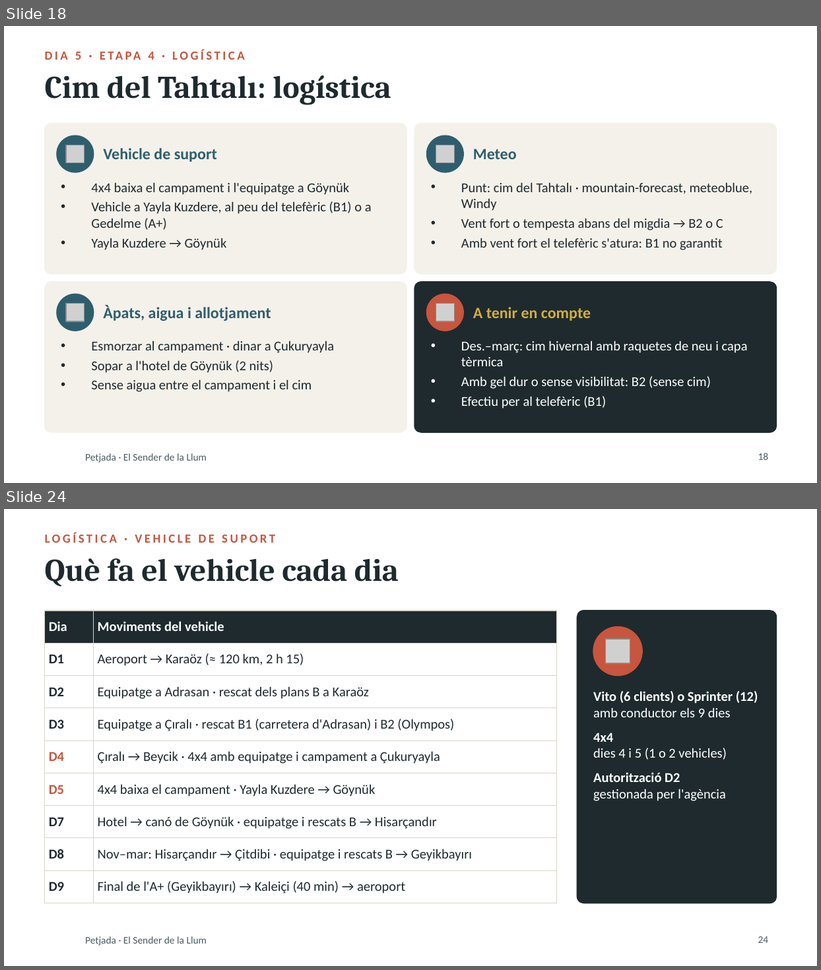
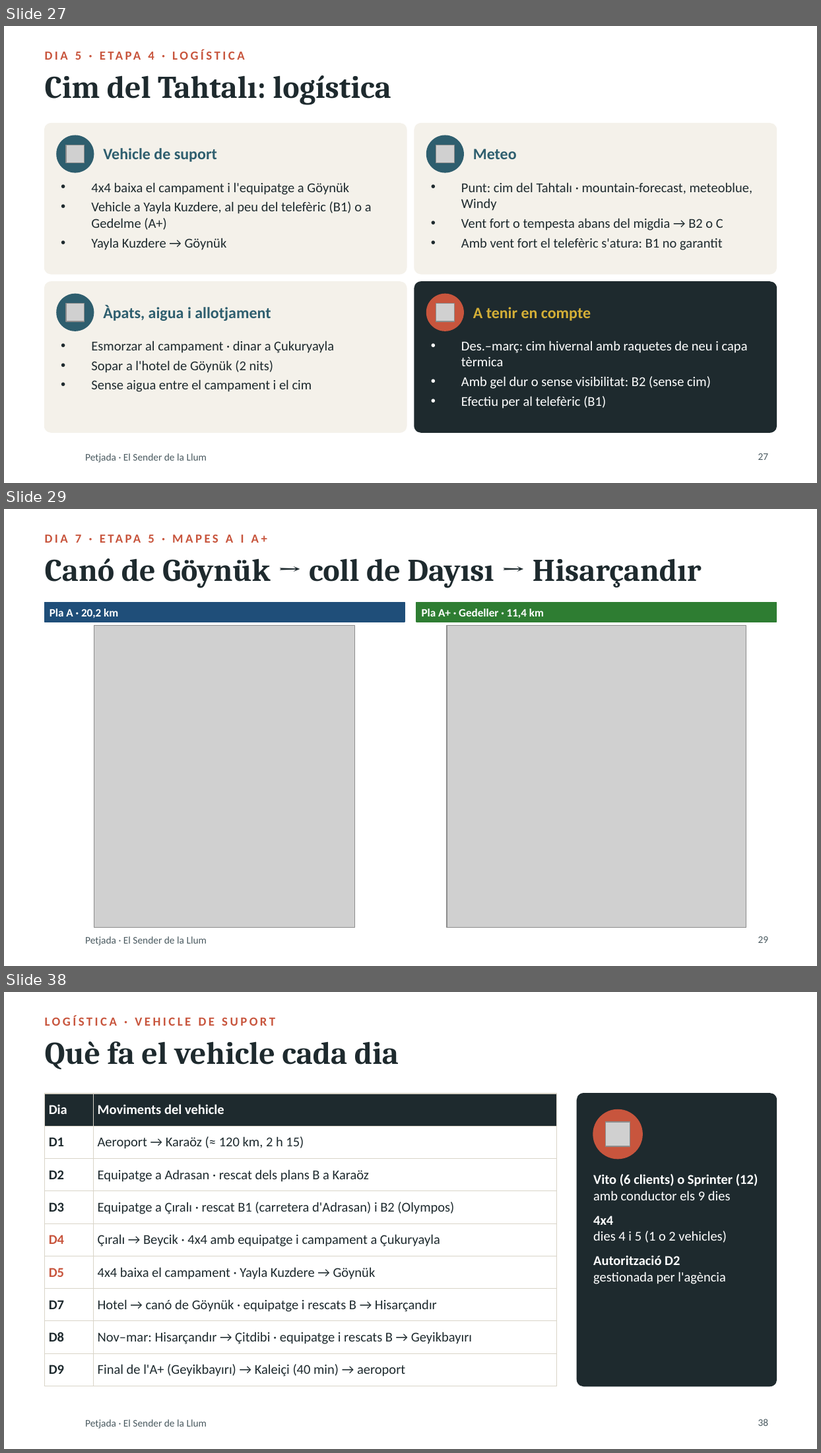
Before and after one commit to stosalca/sender-de-la-llum, a slide deck: Presentacio_2_Petjada.pptx. Shown one above the other, each under a label of ours: slides 18 and 24 before the commit, slides 27, 29 and 38 after it; the slides between them are not shown. The pictures are 821x970 and 821x1453 pixels, drawn with LibreOffice and Linux fonts; fonts in the diff are those of the drawing; grey boxes stand for pictures; background and template pictures are left out. Boxes give left, top, right and bottom in pixels: in the first picture for what was removed or moved away, otherwise in the second. Text is boxed around its words. In the diff, an @@ line names an element or a change of style, - is before the commit and + after.

```diff
--- a/Presentacio_2_Petjada.pptx
+++ b/Presentacio_2_Petjada.pptx
@@ slide 29 added at bbox=[4, 509, 817, 966], background #FFFFFF; not listed: 1 template element that a slide beside it also shows @@
@@ text added at bbox=[75, 535, 259, 543], 11 pt, text #C8553D, bold @@
+DIA 7 · ETAPA 5 · MAPES A I A+
@@ title added at bbox=[45, 559, 702, 588], 28 pt, text #1E2A2E, bold @@
+Canó de Göynük → coll de Dayısı → Hisarçandır
@@ rectangle added at bbox=[45, 603, 404, 622], fill #1F4E79, outline #1F4E79 1 pt @@
@@ rectangle added at bbox=[417, 603, 776, 622], fill #2E7D32, outline #2E7D32 1 pt @@
@@ text added at bbox=[50, 609, 118, 618], 10 pt, text #FFFFFF, bold @@
+Pla A · 20,2 km
@@ picture added at bbox=[94, 625, 354, 927] @@
@@ text added at bbox=[422, 609, 544, 618], 10 pt, text #FFFFFF, bold @@
+Pla A+ · Gedeller · 11,4 km
@@ picture added at bbox=[447, 625, 746, 927] @@
@@ page number added at bbox=[758, 937, 769, 943], 9 pt, text #4A5A60 @@
+29
@@ what was slide 18 is now slide 27 @@
@@ page number at bbox=[758, 454, 769, 460]: text changed @@
-18
+27
@@ what was slide 24 is now slide 38 @@
@@ page number at bbox=[758, 1419, 769, 1426]: text changed @@
-24
+38
```
Also in this commit, not shown: 18 slides changed, 13 other slides added, 41 other files.
